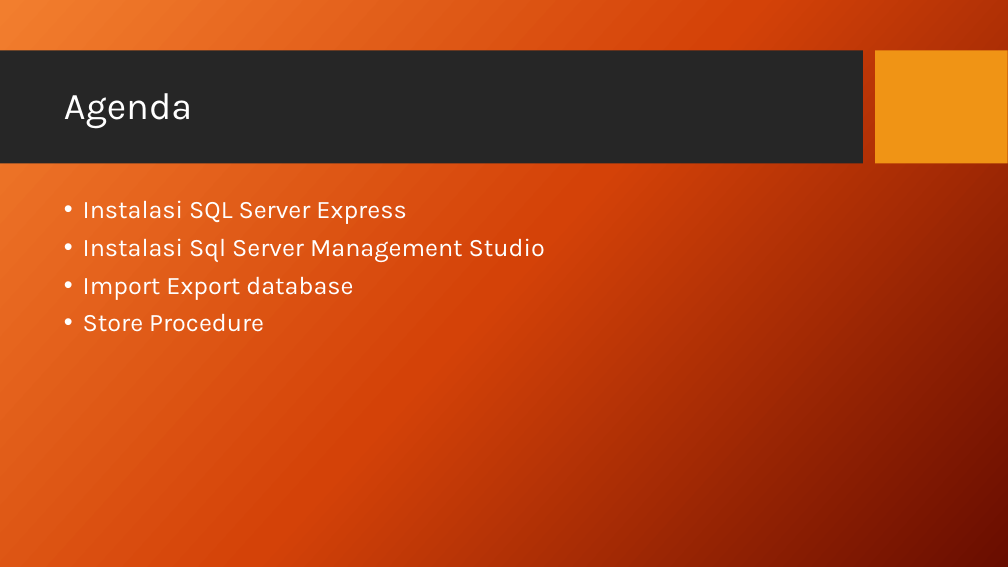
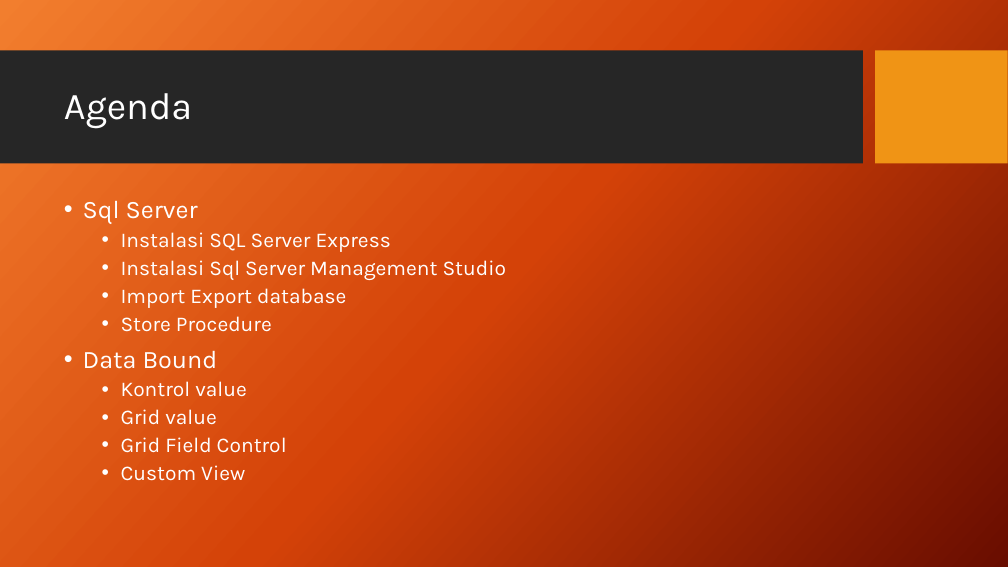
Before and after one commit to prayitna/asp.net, a slide deck: slide 2 of Presentasi 2.pptx. Drawn at 1008x567 pixels with LibreOffice and Linux fonts; fonts in the diff are those of the drawing; background and template pictures are left out. Boxes give left, top, right and bottom in pixels: in the first picture for what was removed or moved away, otherwise in the second. Text is boxed around its words. In the diff, an @@ line names an element or a change of style, - is before the commit and + after.

```diff
--- a/Presentasi 2.pptx
+++ b/Presentasi 2.pptx
@@ text at box(83, 200, 198, 224): paragraph added @@
+• Sql Server
@@ text at box(121, 232, 507, 332): size 24 to 20 pt in "Instalasi SQL Server Express", "Instalasi Sql Server Management Studio", "Import Export database", "Store Procedure"; list level 1 to 2 in "Instalasi SQL Server Express"; list level 1 to 2 in "Instalasi Sql Server Management Studio"; list level 1 to 2 in "Import Export database"; list level 1 to 2 in "Store Procedure" @@
@@ text at box(83, 350, 287, 481): paragraphs added @@
+• Data Bound
+  • Kontrol value
+  • Grid value
+  • Grid Field Control
+  • Custom View
```
Also in this commit, not shown: 6 slides added, 1 slide removed, 32 other files.
